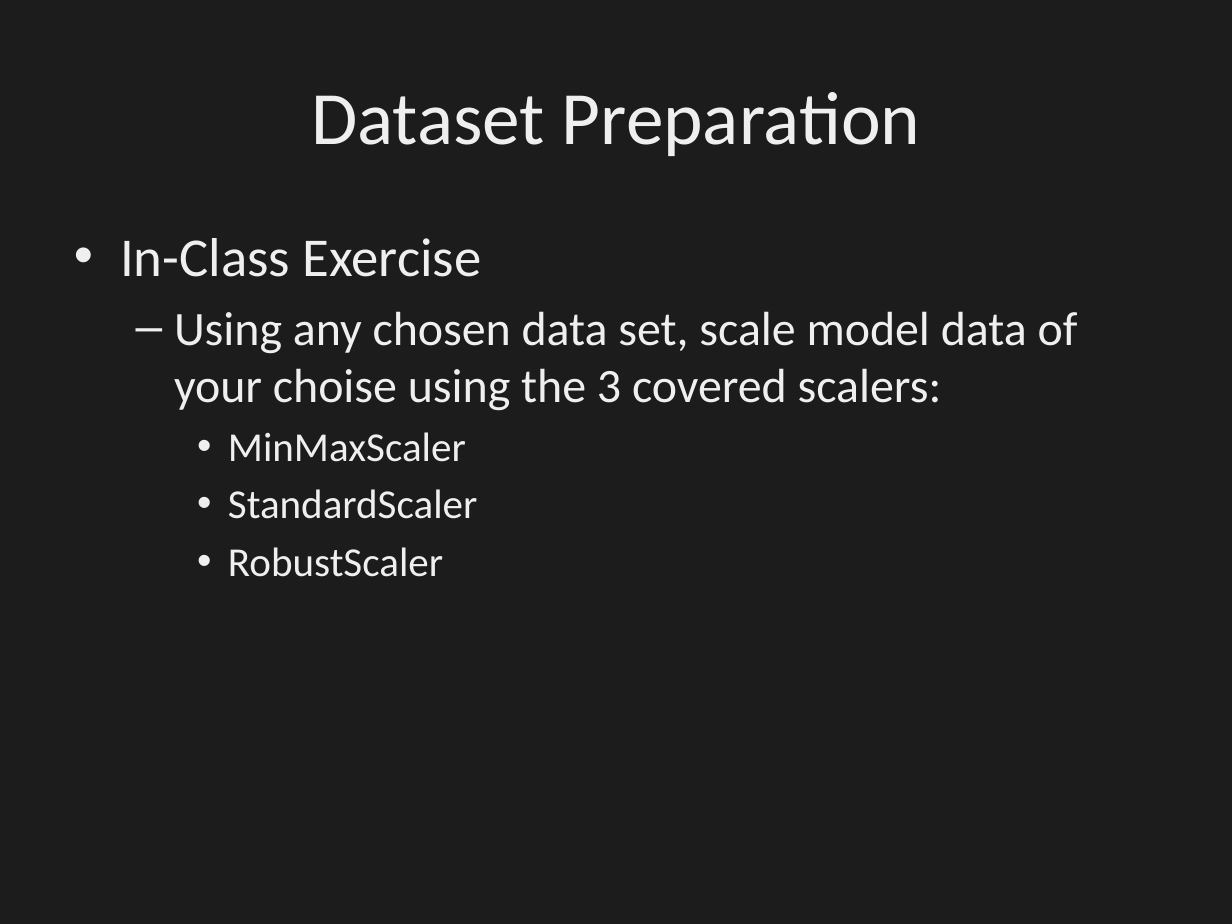
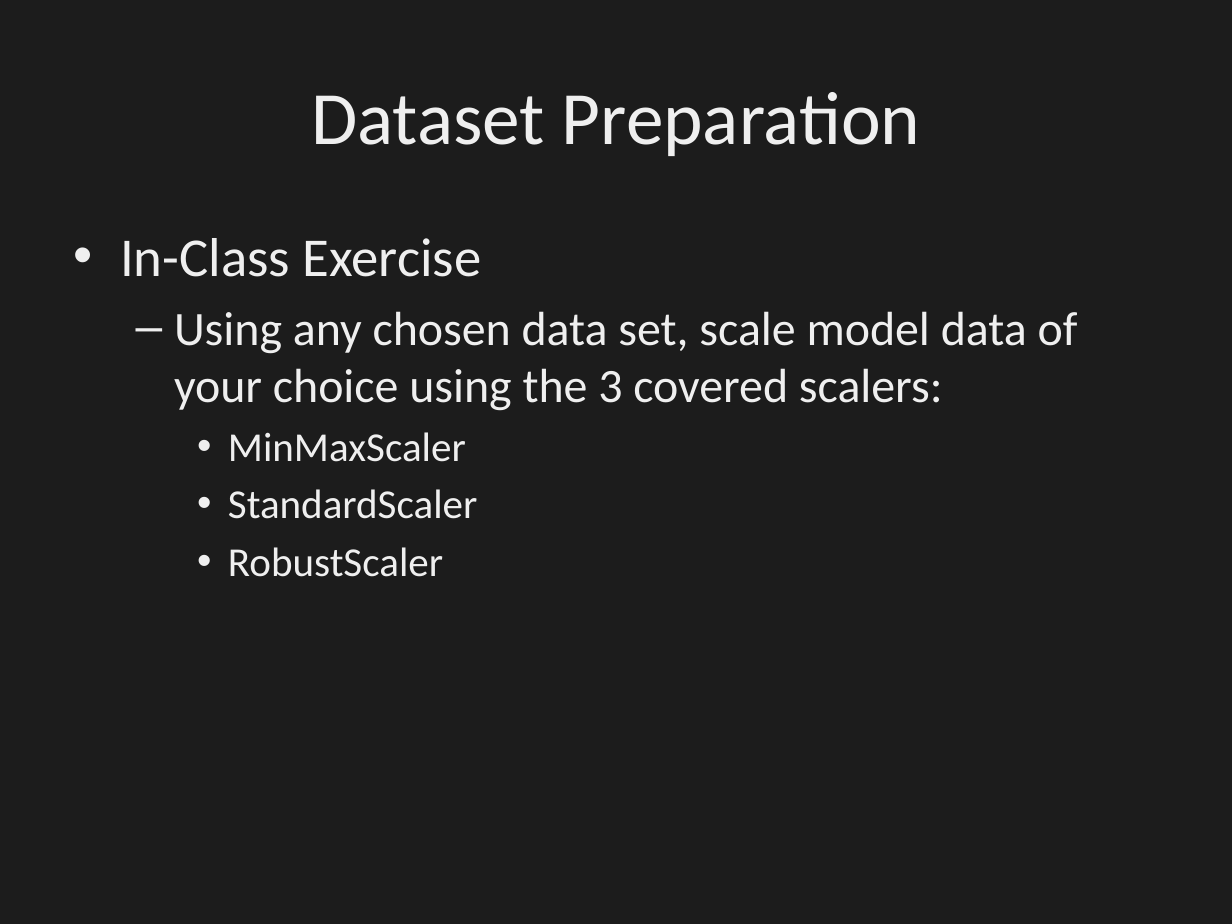
Before and after one commit to dbowmans46/PracticalProgramming, a slide deck: slide 140 of Session 7 - Python/Instructional Material/Session 7 - Python Brief Intro to Machine Learning with Scikit Learn.odp (slide 141 before the commit). Drawn at 1232x924 pixels with LibreOffice and Linux fonts; fonts in the diff are those of the drawing; background and template pictures are left out; a plain dark background stands for a picture behind light text. Boxes give left, top, right and bottom in pixels: in the first picture for what was removed or moved away, otherwise in the second. Text is boxed around its words. In the diff, an @@ line names an element or a change of style, - is before the commit and + after.

```diff
--- a/Session 7 - Python/Instructional Material/Session 7 - Python Brief Intro to Machine Learning with Scikit Learn.odp
+++ b/Session 7 - Python/Instructional Material/Session 7 - Python Brief Intro to Machine Learning with Scikit Learn.odp
@@ text at box(174, 311, 1078, 411): text changed @@
-  – Using any chosen data set, scale model data of your choise using the 3 covered scalers:
+  – Using any chosen data set, scale model data of your choice using the 3 covered scalers:
```
Also in this commit, not shown: 5 other slides changed, 5 slides added, 1 other file.
